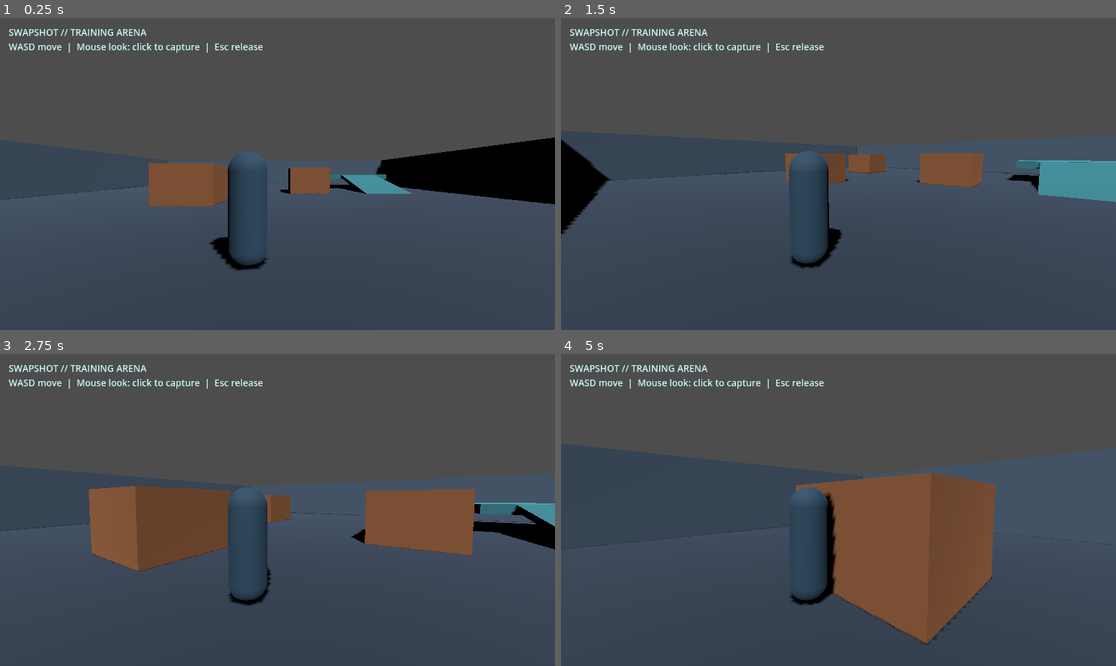
Above: before the commit, frames 1-4 (two rows, left to right).
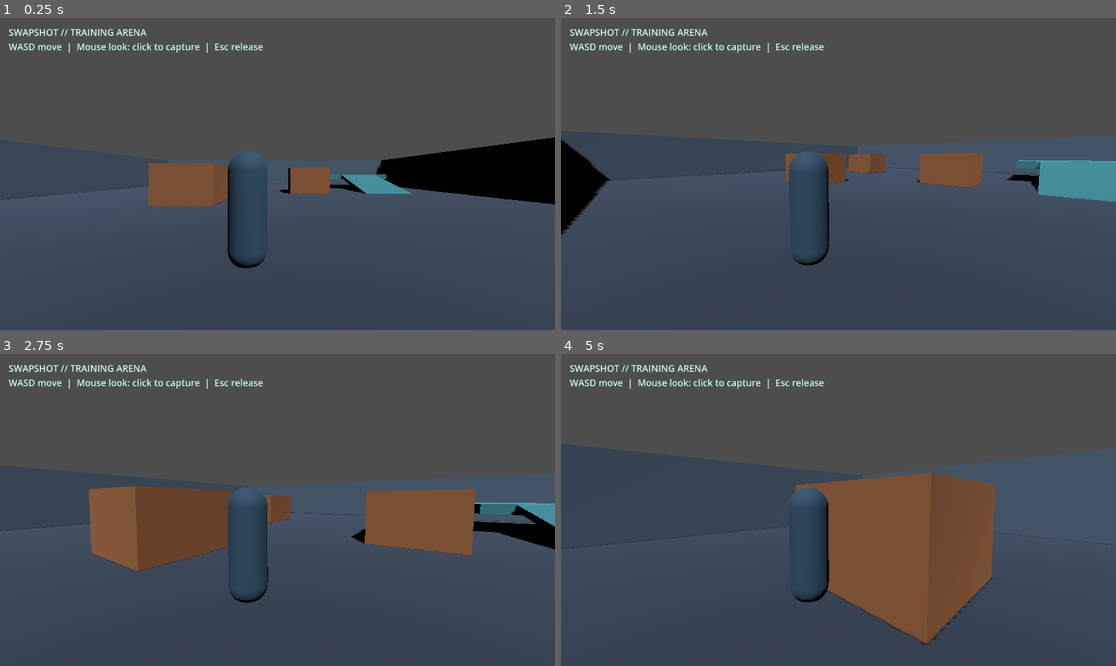
Above: after the commit, the same moments.

Repository: mishraaditya595/swapshot
Game: Godot game, scene res://scenes/main.tscn
The game is run twice, just before and just after one commit, with the same random seed, the same clock (stepped at 60 frames per second) and the same inputs.
Inputs (mouse positions are in pixels of both pictures, inside the frame that each line leads up to):
- Up to frame 1 (0.25 s): no input
- Up to frame 2 (1.5 s): tap Enter at 0.5, 1.25 s; move the mouse to (960, 158) at 0.52 s; hold D (move_right) 0.53-1.28 s; click (960, 158) at 0.67 s; move the mouse to (810, 174) at 1.27 s; hold W (move_forward) from 1.28 s (still down)
- Up to frame 3 (2.75 s): keep holding W (move_forward); tap Enter at 2 s; move the mouse to (288, 503) at 2.02 s
- Up to frame 4 (5 s): keep holding W (move_forward); tap Enter at 2.75, 3.5, 4.25 s; move the mouse to (832, 516) at 2.77 s; click (832, 516) at 2.92 s; move the mouse to (877, 513) at 3.52 s; move the mouse to (794, 506) at 4.27 s

The runs differ from the first frame. In frame 1, 0.2% of the frame differs, in the area x 37-49%, y 70-81%; in frame 2, 0.2%; in frame 3, 0.1%; in frame 4, 0.5%, in the area x 41-50%, y 44-81%.

Commit message:
fix(ms-01): smooth collision-safe camera recovery and fade avatar at close range

Diff:
--- a/scripts/shoulder_camera.gd
+++ b/scripts/shoulder_camera.gd
@@ -1,42 +1,115 @@
 extends Camera3D
-## MS-01: the shoulder camera only moves sideways when a sphere can fit.
-## The SpringArm3D origin stays on the player's centerline, within the
-## capsule silhouette, so its backwards sweep cannot start inside cover.
+## Collision-safe shoulder camera with comfortable obstacle recovery.
+##
+## SpringArm3D retracts immediately on contact (required for safety). This
+## script applies the safe endpoint, but restores the normal follow distance
+## and right-shoulder offset gradually instead of snapping in a single frame.
+## At very close distances the player meshes fade, so camera retraction does
+## not fill the view with the back of the character.
 
 @export_range(0.0, 1.5, 0.05) var shoulder_offset: float = 0.55
 @export_range(0.0, 0.2, 0.005) var clearance_margin: float = 0.04
+@export_range(1.0, 15.0, 0.5) var distance_recovery_speed: float = 5.0
+@export_range(1.0, 15.0, 0.5) var shoulder_recovery_speed: float = 3.0
+@export_range(0.2, 2.0, 0.05) var fade_full_distance: float = 0.75
+@export_range(0.5, 3.0, 0.05) var fade_start_distance: float = 1.5
+@export_range(1.0, 15.0, 0.5) var fade_recovery_speed: float = 3.0
 
 @onready var camera_boom: SpringArm3D = get_parent() as SpringArm3D
 @onready var player: CharacterBody3D = get_node("../../..") as CharacterBody3D
 
+var _distance: float = 0.0
+var _shoulder: float = 0.0
+var _visual_opacity: float = 1.0
+var _side_query: PhysicsShapeQueryParameters3D
+var _suit_material: StandardMaterial3D
+var _visor_material: StandardMaterial3D
 
-func _physics_process(_delta: float) -> void:
-    # SpringArm3D has already moved its direct child along Z. Sweep the
-    # shoulder offset from that *safe centerline endpoint*, not from an
-    # offset pivot which may be embedded in a wall or corner.
-    var shape: Shape3D = camera_boom.shape
-    if shape == null:
-        position.x = 0.0
-        return
 
-    var params: PhysicsShapeQueryParameters3D = PhysicsShapeQueryParameters3D.new()
-    params.shape = shape
-    params.transform = Transform3D(
+func _ready() -> void:
+    _distance = camera_boom.spring_length
+    _side_query = PhysicsShapeQueryParameters3D.new()
+    _side_query.shape = camera_boom.shape
+    _side_query.collision_mask = camera_boom.collision_mask
+    _side_query.exclude = [player.get_rid()]
+
+    # GeometryInstance3D.transparency is ignored by the Compatibility
+    # renderer. Duplicate the two existing materials and fade their alpha
+    # instead, leaving shared scene materials and other players untouched.
+    _suit_material = _make_fade_material(player.get_node("VisualRoot/Body") as MeshInstance3D)
+    _visor_material = _make_fade_material(player.get_node("VisualRoot/Visor") as MeshInstance3D)
+
+
+func _make_fade_material(mesh: MeshInstance3D) -> StandardMaterial3D:
+    var original: StandardMaterial3D = mesh.mesh.surface_get_material(0) as StandardMaterial3D
+    if original == null:
+        push_error("MS-01 camera fade requires a StandardMaterial3D on " + mesh.name)
+        return null
+    var material: StandardMaterial3D = original.duplicate() as StandardMaterial3D
+    material.transparency = BaseMaterial3D.TRANSPARENCY_ALPHA
+    mesh.material_override = material
+    return material
+
+
+func _physics_process(delta: float) -> void:
+    # The SpringArm3D updates its direct child before this camera callback.
+    # Its Z placement is the safe collision endpoint for this physics frame.
+    var safe_distance: float = clampf(position.z, 0.0, camera_boom.spring_length)
+
+    # Never lag *into* an obstruction. Ease only outward when free space
+    # returns, eliminating the instant full-distance pop seen in the video.
+    _distance = minf(safe_distance, _distance + distance_recovery_speed * delta)
+    position.z = _distance
+
+    # Slide right only when the probe can fit beside the safe centerline.
+    # Retraction is immediate; lateral recovery is rate-limited as well.
+    var allowed_shoulder: float = _safe_shoulder_offset()
+    _shoulder = minf(
+        allowed_shoulder, _shoulder + shoulder_recovery_speed * delta
+    )
+    position.x = _shoulder
+
+    _update_player_visibility(delta)
+
+
+func _safe_shoulder_offset() -> float:
+    if _side_query.shape == null:
+        return 0.0
+
+    _side_query.transform = Transform3D(
         Basis.IDENTITY, camera_boom.to_global(Vector3(0.0, 0.0, position.z))
     )
-    params.motion = camera_boom.global_basis.x * shoulder_offset
-    params.collision_mask = camera_boom.collision_mask
-    params.exclude = [player.get_rid()]
+    _side_query.motion = camera_boom.global_basis.x * shoulder_offset
+
     var space: PhysicsDirectSpaceState3D = get_world_3d().direct_space_state
+    # cast_motion skips shapes already overlapping the sweep's starting
+    # position; that case must not push the camera further into geometry.
+    if not space.intersect_shape(_side_query, 1).is_empty():
+        return 0.0
 
-    # cast_motion ignores colliders already touching the start shape.
-    # In that exceptional case, do not push the camera further sideways.
-    if not space.intersect_shape(params, 1).is_empty():
-        position.x = 0.0
-        return
+    var safe_fraction: PackedFloat32Array = space.cast_motion(_side_query)
+    if safe_fraction.is_empty():
+        return 0.0
+    return maxf(0.0, shoulder_offset * safe_fraction[0] - clearance_margin)
 
-    var safe: PackedFloat32Array = space.cast_motion(params)
-    if safe.is_empty():
-        position.x = 0.0
-        return
-    position.x = maxf(0.0, shoulder_offset * safe[0] - clearance_margin)
+
+func _update_player_visibility(delta: float) -> void:
+    # In narrow passages the camera may legitimately need to enter the
+    # player's own silhouette. Fade the suit and visor instead of rendering
+    # an abrupt full-screen close-up of the mesh.
+    var desired_opacity: float = smoothstep(
+        fade_full_distance, maxf(fade_full_distance + 0.01, fade_start_distance), _distance
+    )
+    # Hide immediately in a tight space; fade back in smoothly as we leave.
+    _visual_opacity = minf(
+        desired_opacity, _visual_opacity + fade_recovery_speed * delta
+    )
+
+    for material: StandardMaterial3D in [_suit_material, _visor_material]:
+        if material == null:
+            continue
+        if absf(material.albedo_color.a - _visual_opacity) < 0.001:
+            continue
+        var tint: Color = material.albedo_color
+        tint.a = _visual_opacity
+        material.albedo_color = tint
